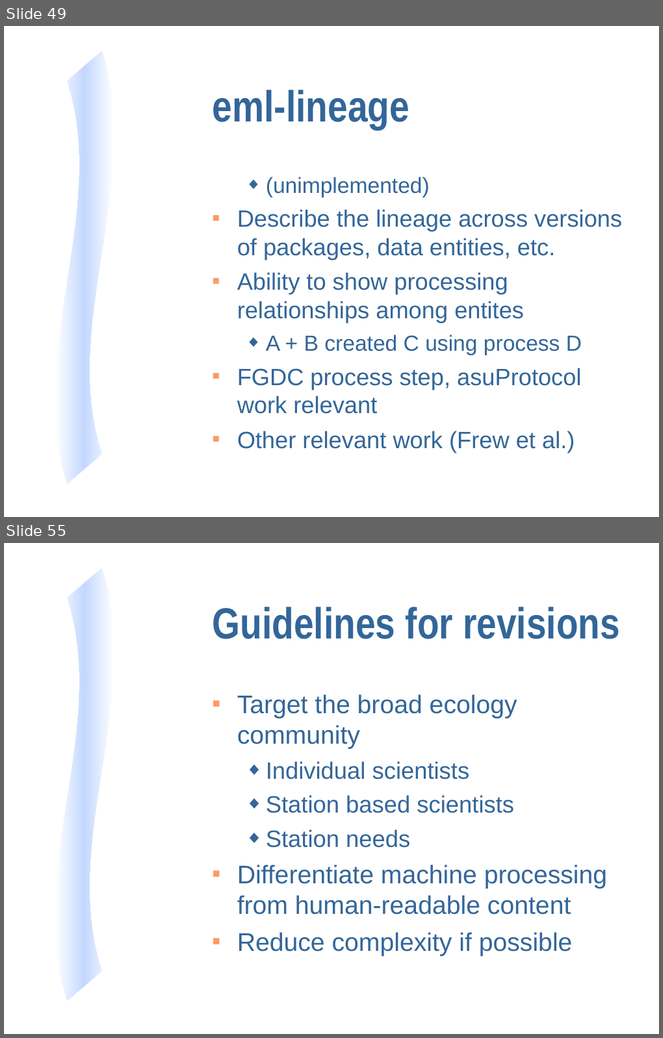
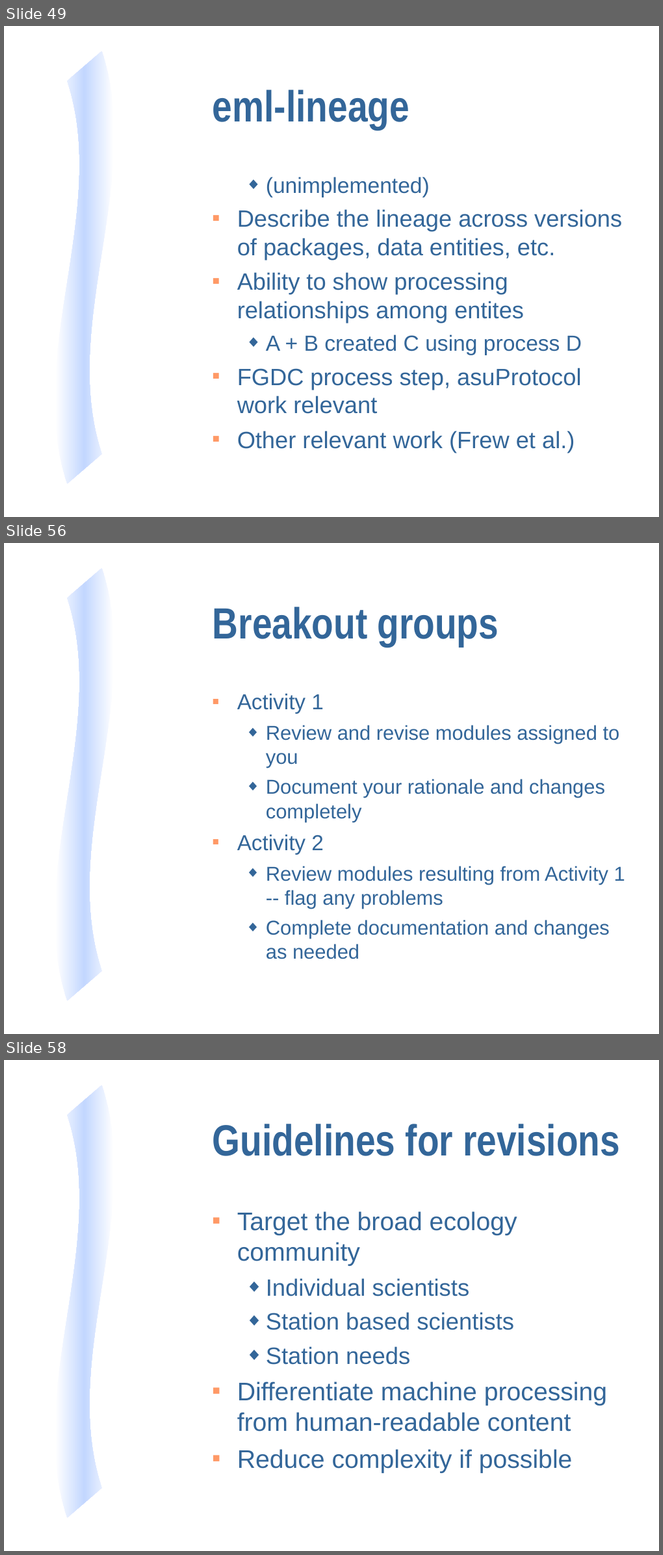
Before and after one commit to NCEAS/eml, a slide deck: display/eml-overview-200010402.ppt. Shown one above the other, each under a label of ours: slides 49 and 55 before the commit, slides 49, 56 and 58 after it; the slides between them are not shown. The pictures are 663x1038 and 663x1555 pixels, drawn with LibreOffice and Linux fonts; fonts in the diff are those of the drawing. Boxes give left, top, right and bottom in pixels: in the first picture for what was removed or moved away, otherwise in the second. Text is boxed around its words. In the diff, an @@ line names an element or a change of style, - is before the commit and + after.

```diff
--- a/display/eml-overview-200010402.ppt
+++ b/display/eml-overview-200010402.ppt
@@ slide 56 added at (x1=4, y1=543, x2=659, y2=1034), background #FFFFFF; not listed: 1 template element that a slide beside it also shows @@
@@ title added at (x1=213, y1=607, x2=499, y2=646), 48 pt, text #336699, bold @@
+Breakout groups
@@ text added at (x1=237, y1=694, x2=625, y2=960), 22.1 pt, text #336699 @@
+■ Activity 1
+  ◆ Review and revise modules assigned to you
+  ◆ Document your rationale and changes completely
+■ Activity 2
+  ◆ Review modules resulting from Activity 1 -- flag any problems
+  ◆ Complete documentation and changes as needed
@@ what was slide 55 is now slide 58 @@
```
Also in this commit, not shown: 10 slides changed, 2 other slides added.
